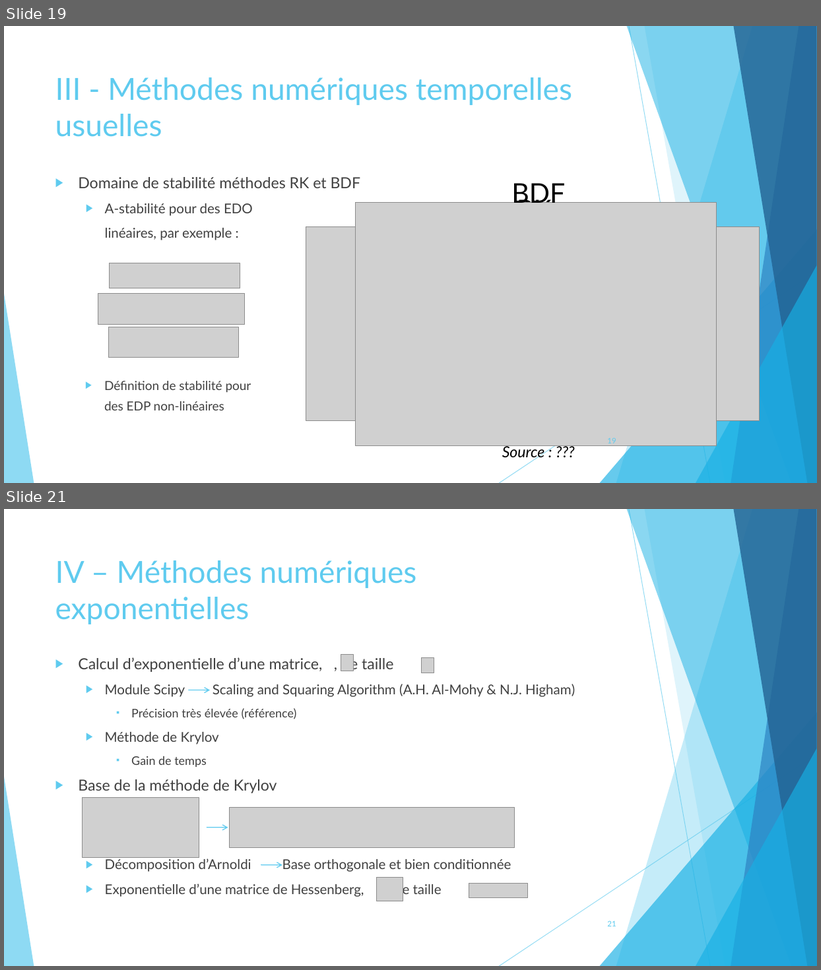
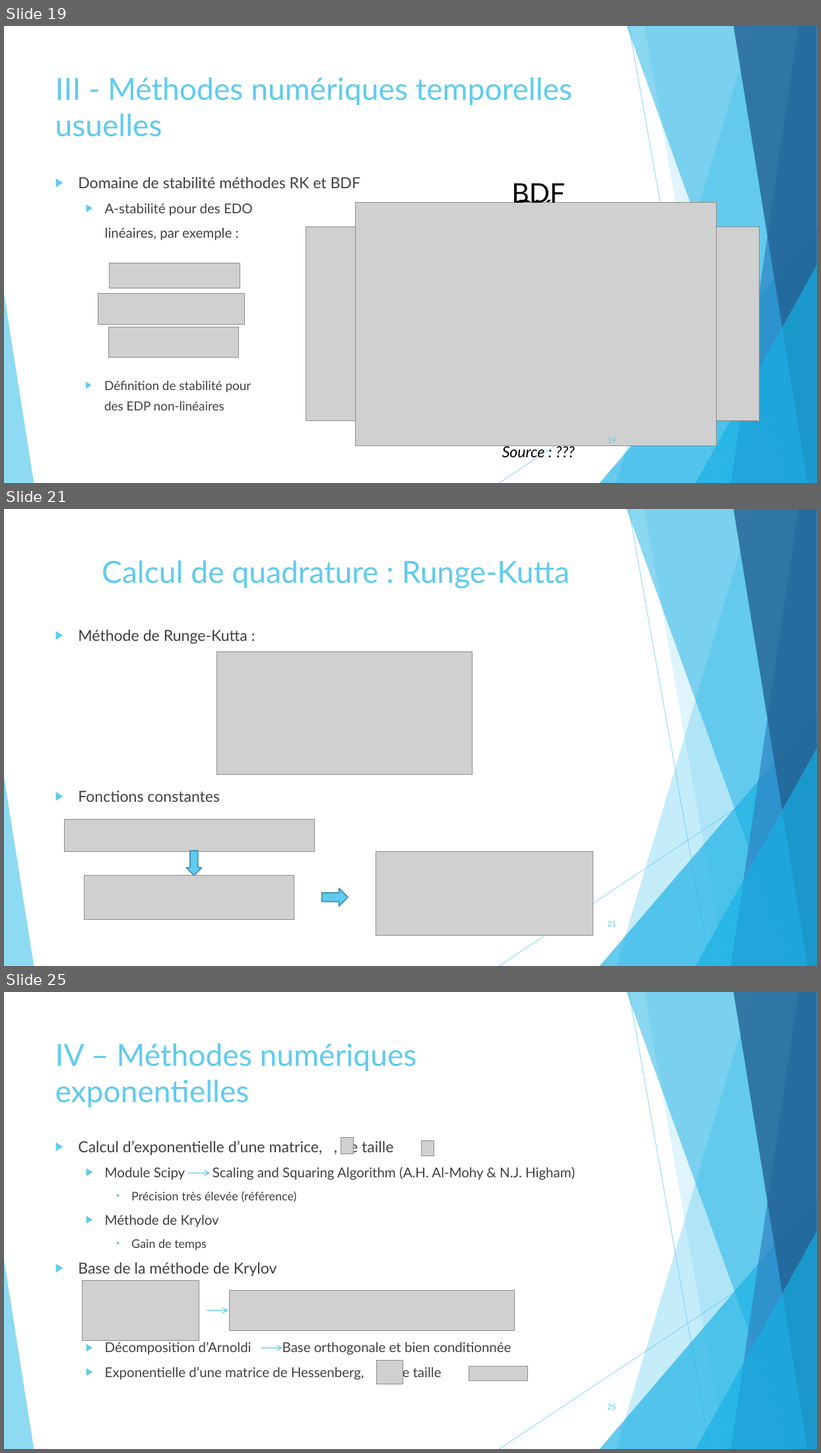
Before and after one commit to pierreXVI/PIE, a slide deck: oral_presentation/Oral_presentation_12_02_2019.pptx. Shown one above the other, each under a label of ours: slides 19 and 21 before the commit, slides 19, 21 and 25 after it; the slides between them are not shown. The pictures are 821x970 and 821x1453 pixels, drawn with LibreOffice and Linux fonts; fonts in the diff are those of the drawing; grey boxes stand for pictures. Boxes give left, top, right and bottom in pixels: in the first picture for what was removed or moved away, otherwise in the second. Text is boxed around its words. In the diff, an @@ line names an element or a change of style, - is before the commit and + after.

```diff
--- a/oral_presentation/Oral_presentation_12_02_2019.pptx
+++ b/oral_presentation/Oral_presentation_12_02_2019.pptx
@@ slide 21 added at box(4, 509, 817, 966), background #FFFFFF; not listed: 10 template elements that a slide beside it also shows @@
@@ title added at box(102, 560, 570, 589), 36 pt, text #5FCBEF @@
+Calcul de quadrature : Runge-Kutta
@@ text added at box(78, 630, 248, 802), 18 pt, text #404040 @@
+▶ Méthode de Runge-Kutta :
+▶ Fonctions constantes
@@ picture added at box(217, 652, 473, 775) @@
@@ picture added at box(64, 819, 315, 852) @@
@@ right arrow added at box(186, 851, 201, 875), fill #5FCBEF, outline #4696B1 1.5 pt @@
@@ picture added at box(376, 852, 593, 937) @@
@@ picture added at box(85, 875, 294, 920) @@
@@ right arrow added at box(322, 889, 348, 906), fill #5FCBEF, outline #4696B1 1.5 pt @@
@@ page number added at box(607, 921, 616, 927), 9 pt, text #5FCBEF @@
+21
@@ what was slide 21 is now slide 25 @@
@@ page number at box(607, 1404, 616, 1410): text changed @@
-21
+25
```
Also in this commit, not shown: 4 other slides added, 2 slides removed, 12 other files.
